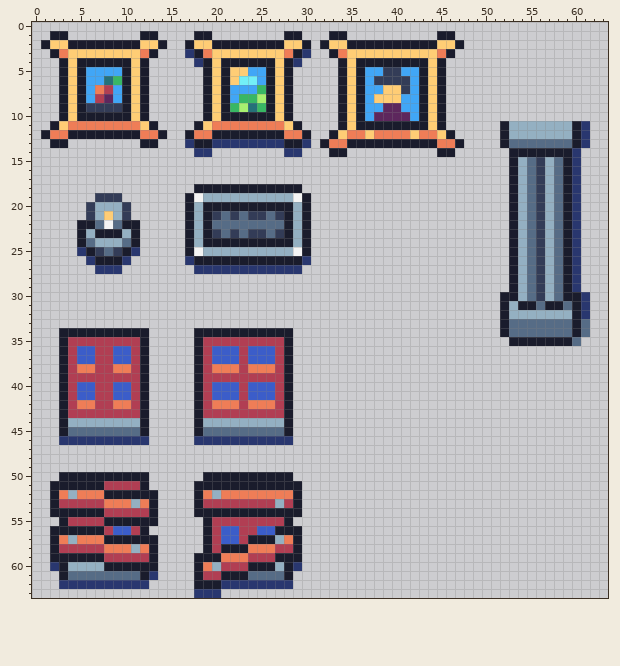
One commit to this pixel-art sprite: assets/sprites/tilesets/map_details_bricked.png. Above is the file before it was changed.
The file is 64x64 pixels. Colours within 5 levels of each other are drawn and written as one.
Now the later version:
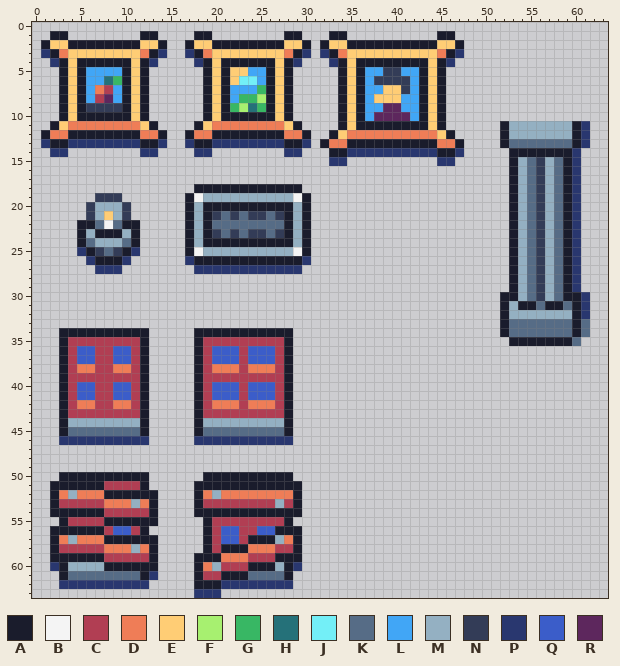
Palette (. is transparent): A #1a1c2c  B #f4f4f4  C #b13e53  D #ef7d57  E #ffcd75  F #a7f070  G #38b764  H #257179  J #73eff7  K #566c86  L #41a6f6  M #94b0c2  N #333c57  P #29376f  Q #3b5dc9  R #5d275d
From old to new:
y 3: x 1 . -> P; x 14 . -> P; x 32 . -> P; x 47 . -> P
y 4: x 2 . -> P; x 13 . -> P; x 33 . -> P; x 46 . -> P
y 12: x 37 E -> D; x 42 E -> D
y 13: x 1 . -> P; x 4..11 ........ -> PPPPPPPP; x 14 . -> P
y 14: x 2..3 .. -> PP; x 12..13 .. -> PP; x 35..44 .......... -> PPPPPPPPPP; x 47 . -> P
y 15: x 33..34 .. -> PP; x 45..46 .. -> PP
